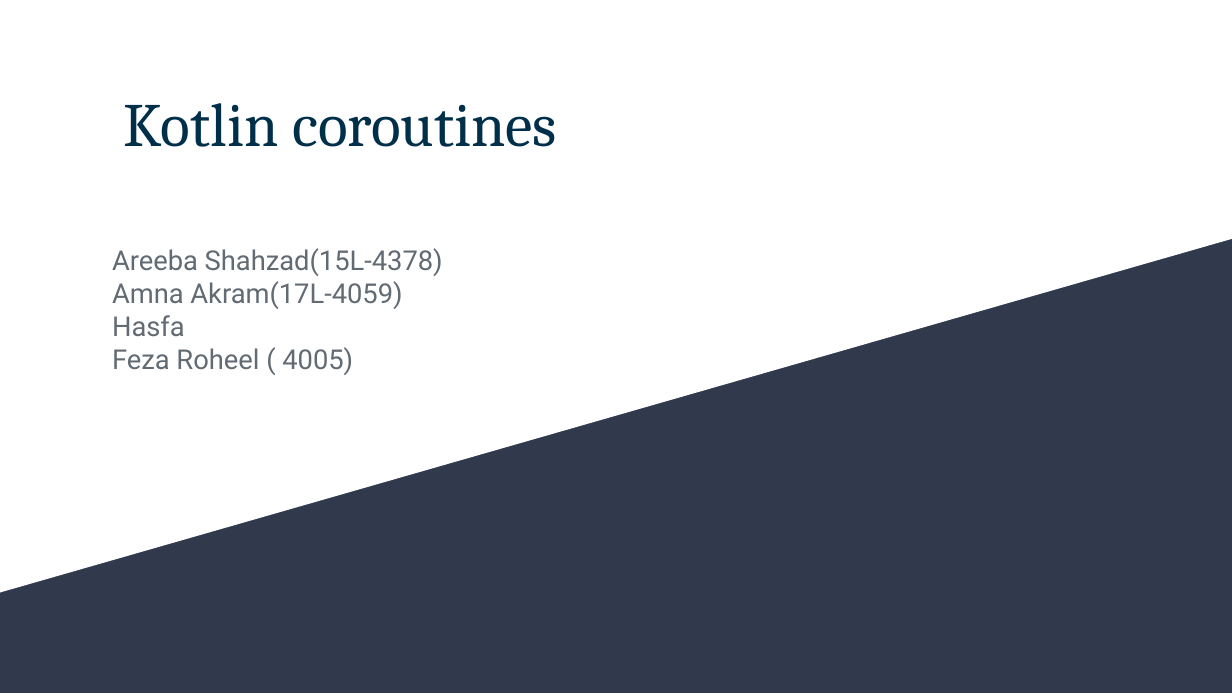
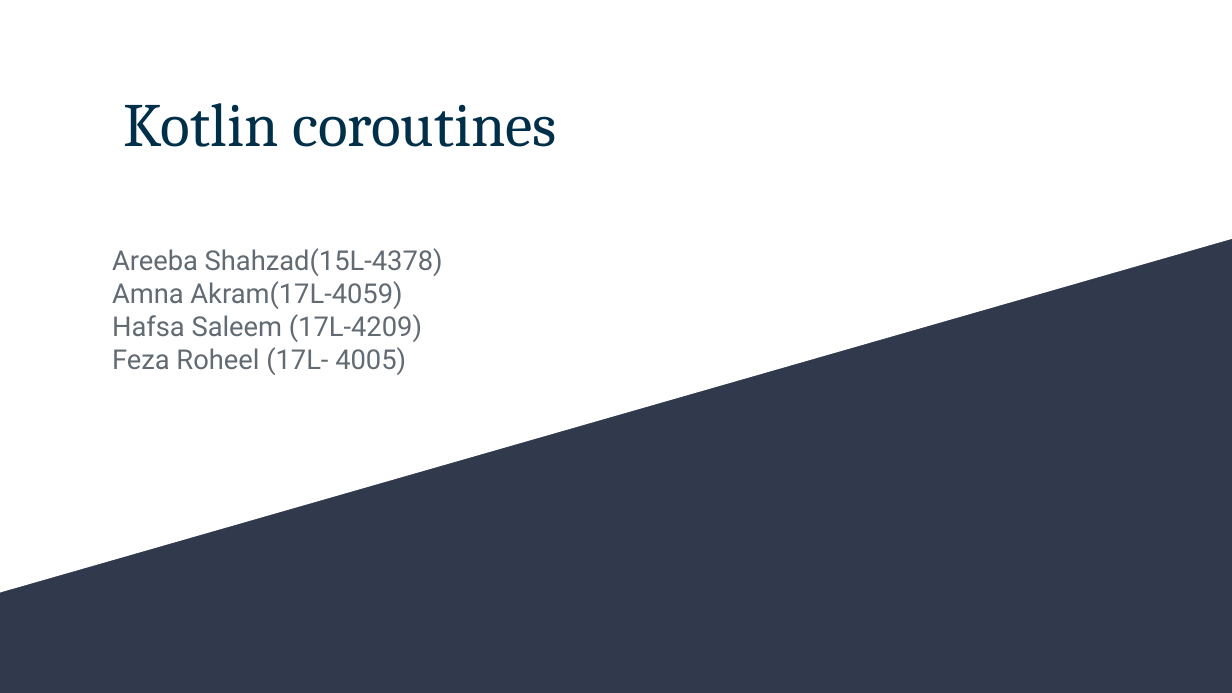
Before and after one commit to hafsasal99/KotllinCoroutines, a slide deck: slide 1 of Kotlin coroutines.pptx. Drawn at 1232x693 pixels with LibreOffice and Linux fonts; fonts in the diff are those of the drawing. Boxes give left, top, right and bottom in pixels: in the first picture for what was removed or moved away, otherwise in the second. Text is boxed around its words. In the diff, an @@ line names an element or a change of style, - is before the commit and + after.

```diff
--- a/Kotlin coroutines.pptx
+++ b/Kotlin coroutines.pptx
@@ subtitle at (112, 314, 422, 375): text changed @@
-Hasfa
-Feza Roheel ( 4005)
+Hafsa Saleem (17L-4209)
+Feza Roheel (17L- 4005)
```
Also in this commit, not shown: 3 other slides changed.
